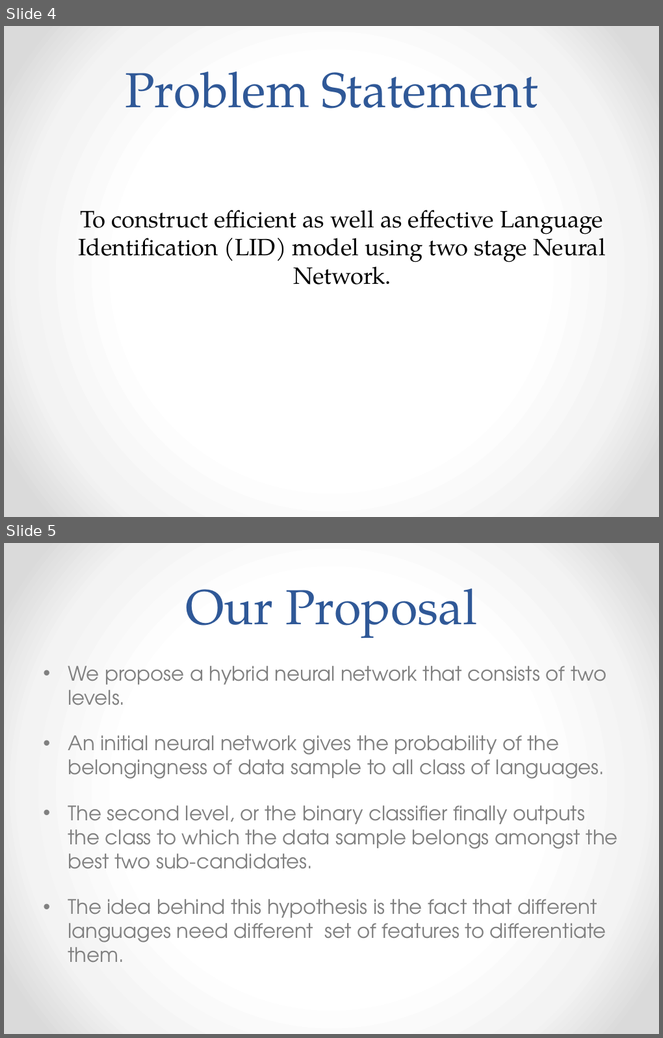
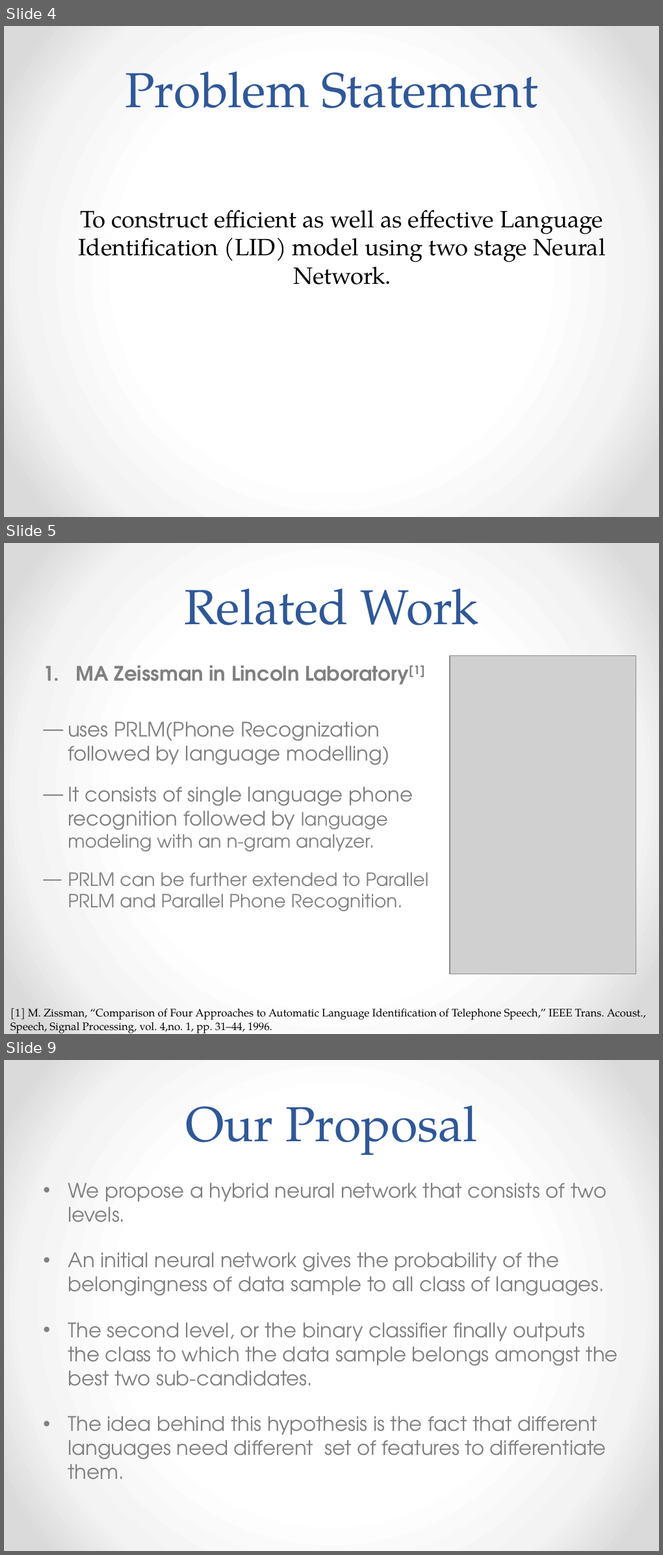
Before and after one commit to AudioExtractors/LanguageDetection, a slide deck: Docs/Presentation.pptx. Shown one above the other, each under a label of ours: slides 4 and 5 before the commit, slides 4, 5 and 9 after it; the slides between them are not shown. The pictures are 663x1038 and 663x1555 pixels, drawn with LibreOffice and Linux fonts; fonts in the diff are those of the drawing; grey boxes stand for pictures. Boxes give left, top, right and bottom in pixels: in the first picture for what was removed or moved away, otherwise in the second. Text is boxed around its words. In the diff, an @@ line names an element or a change of style, - is before the commit and + after.

```diff
--- a/Docs/Presentation.pptx
+++ b/Docs/Presentation.pptx
@@ slide 5 added at <box>4,543,659,1034</box>, background gradient #FFFFFF to #F4F4F4 to #DADADA @@
@@ title added at <box>185,589,478,626</box>, 54 pt, text #2F5897 @@
+Related Work
@@ picture added at <box>450,655,636,975</box> @@
@@ text added at <box>68,665,428,912</box>, 22 pt, text #808080 @@
+1. MA Zeissman in Lincoln Laboratory[1]
+― uses PRLM(Phone Recognization followed by language modelling)
+― It consists of single language phone recognition followed by language modeling with an n-gram analyzer.
+― PRLM can be further extended to Parallel PRLM and Parallel Phone Recognition.
@@ text added at <box>10,1008,646,1034</box>, 12 pt, text #000000 @@
+[1] M. Zissman, “Comparison of Four Approaches to Automatic Language Identification of Telephone Speech,” IEEE Trans. Acoust., Speech, Signal Processing, vol. 4,no. 1, pp. 31–44, 1996.
@@ what was slide 5 is now slide 9 @@
```
Also in this commit, not shown: 1 slide changed, 5 other slides added.
